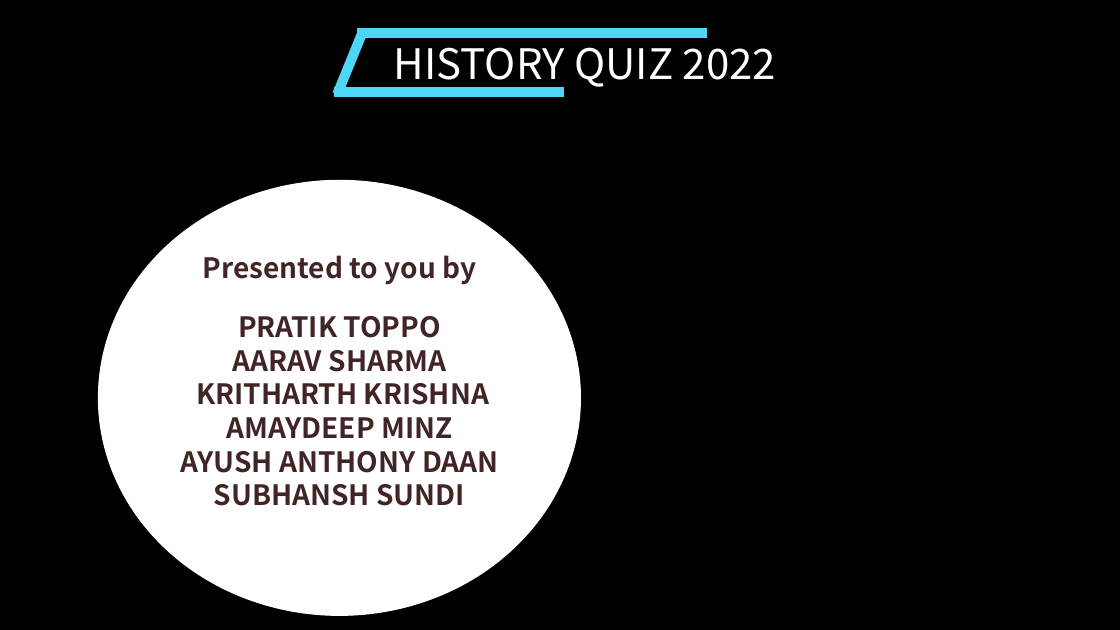
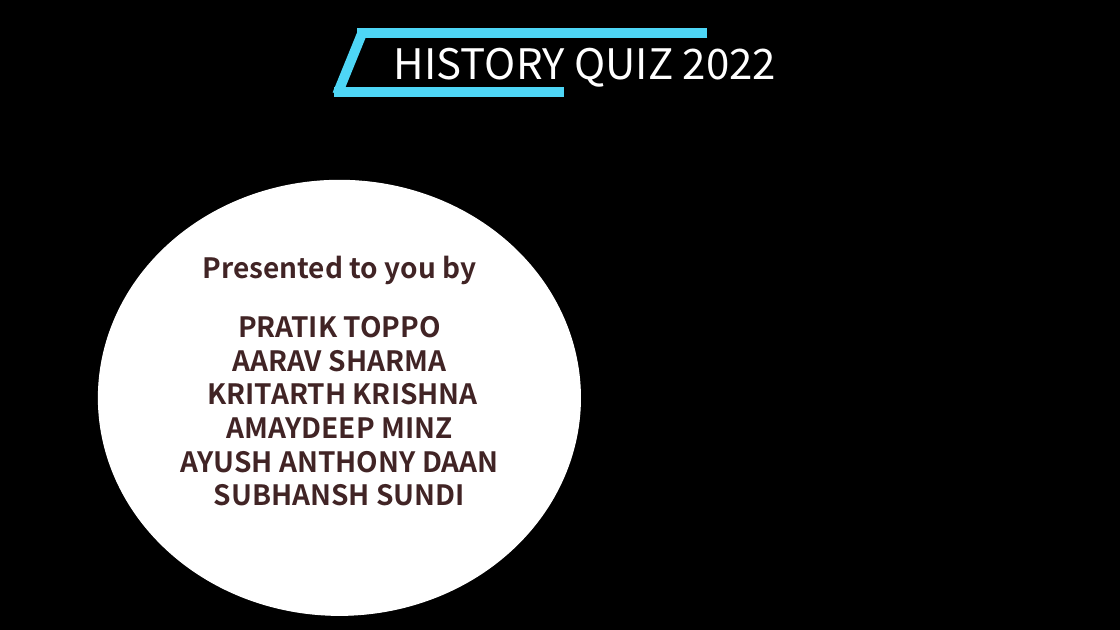
Before and after one commit to pratik-project-source/history, a slide deck: slide 1 of download/history-v1-done.pptx. Drawn at 1120x630 pixels with LibreOffice and Linux fonts; fonts in the diff are those of the drawing; background and template pictures are left out. Boxes give left, top, right and bottom in pixels: in the first picture for what was removed or moved away, otherwise in the second. Text is boxed around its words. In the diff, an @@ line names an element or a change of style, - is before the commit and + after.

```diff
--- a/download/history-v1-done.pptx
+++ b/download/history-v1-done.pptx
@@ text in ellipse at [207,383,478,405]: text changed @@
-KRITHARTH KRISHNA
+KRITARTH KRISHNA
```
